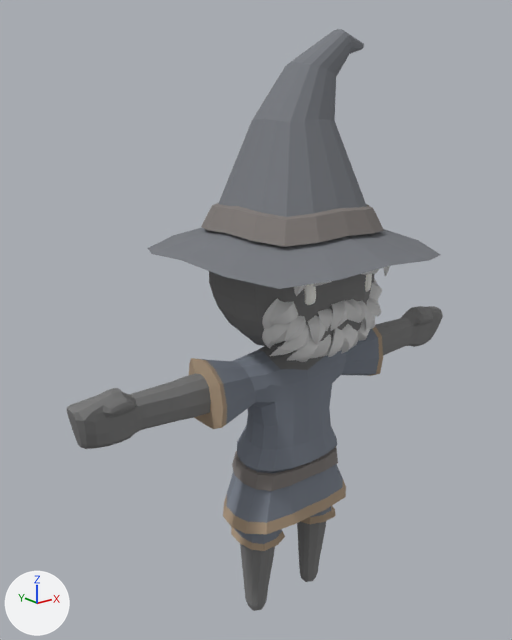
One commit to the glTF model client/public/assets/characters/Wizard.glb: the scene before it, then after it.
The view is the same before and after, from a 50 mm lens placed at (-0.784, -0.885, 0.936), pointed at (-0.038, 0.048, 0.563). The lights are fixed; the arrows at lower left show +X, +Y and +Z. The picture after the commit comes second. Where no turn or scale is listed for an object, it has been applied to the vertices. Vertices at exactly the same position are counted once.

Script lines for the objects in view, before the commit:
```python
me_mesh_0 = bpy.data.meshes.new('Mesh_0')
me_mesh_0.from_pydata(...)  # 3366 vertices, 6478 faces; spans x -0.414..0.414, y -0.221..0.221, z -0.005..1.042
me_mesh_0.materials.append(mat_material_0)
ob_body = bpy.data.objects.new('Body', me_mesh_0)
ob_body.location = (0.0, 0.0, 0.0)
```
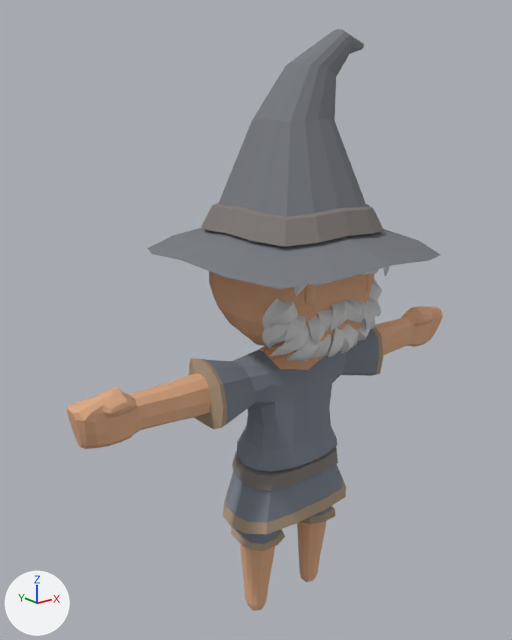
Changed parts and their boxes (x1, y1, x2, y2) in the pictures (512 x 640 px):
part 1 of me_mesh_0, recoloured
    both: (67, 271, 443, 611)
part 2 of me_mesh_0, recoloured
    both: (304, 274, 372, 305)

Edits to the bpy script that builds the scene:
```text
Change me_mesh_0:
    where me_mesh_0.from_pydata(...)  # 3366 vertices, 6478 faces; spans x -0.414..0.414, y -0.221..0.221, z -0.005..1.042
    used by ob_body; location = (0.0, 0.0, 0.0)
    me_mesh_0 part 1: 1298 faces centred in x -0.413..0.413, y -0.124..0.124, z -0.003..0.792 are repainted in the vertex colours; the middle colour goes from grey #797979 to beige #e0ac86
    me_mesh_0 part 2: 160 faces centred in x -0.072..0.072, y -0.124..-0.104, z 0.632..0.674 are repainted in the vertex colours; the middle colour goes from white #fffff9 to beige #e8b28b
```
